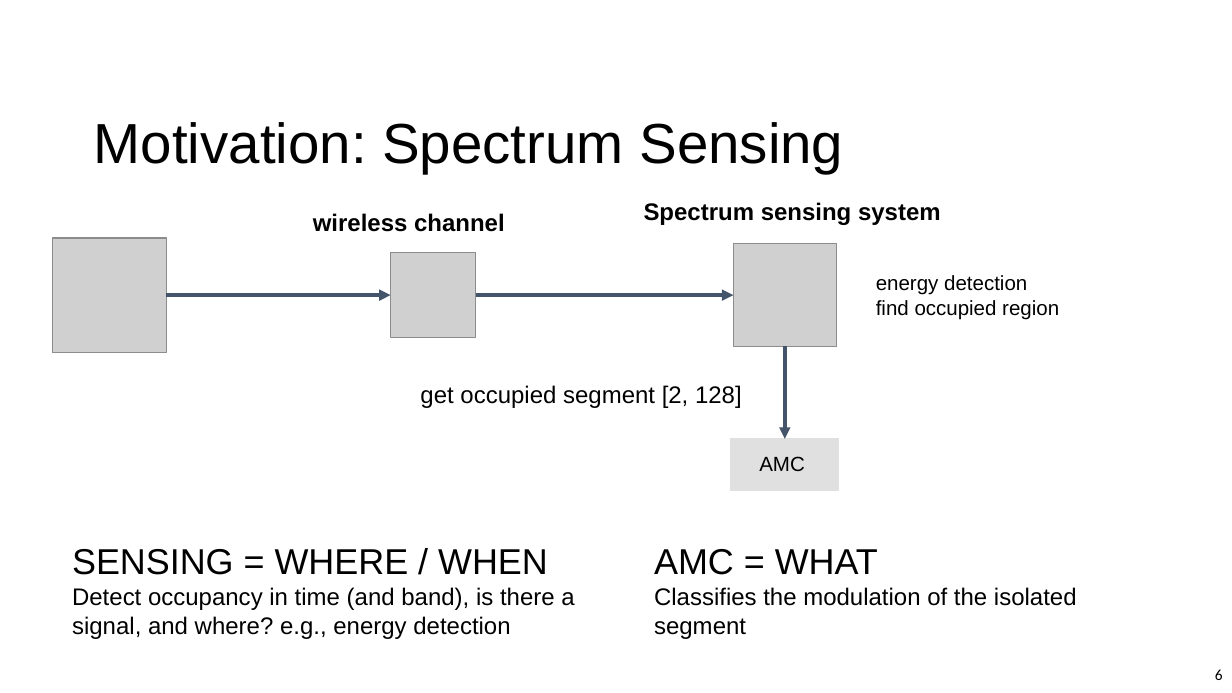
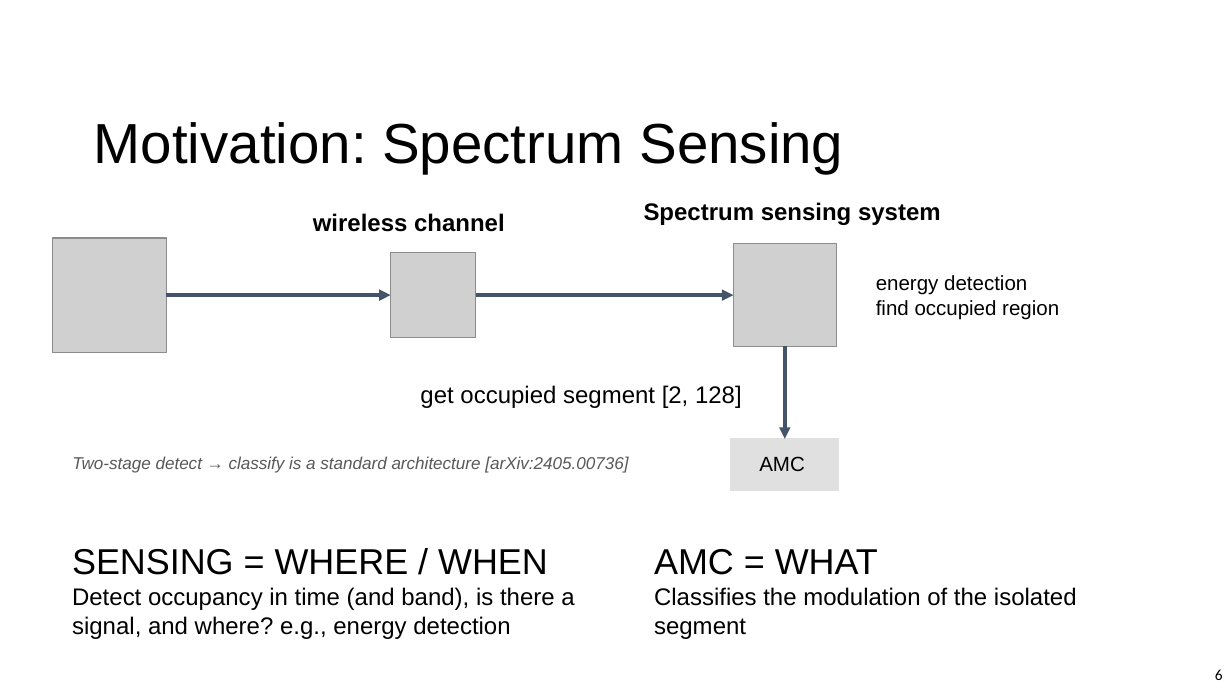
Before and after one commit to L-Lina/sdr-awn-spectrum-sensing-poc, a slide deck: slide 6 of paper_presentation_refined.pptx. Drawn at 1232x693 pixels with LibreOffice and Linux fonts; fonts in the diff are those of the drawing; grey boxes stand for pictures; background and template pictures are left out. Boxes give left, top, right and bottom in pixels: in the first picture for what was removed or moved away, otherwise in the second. Text is boxed around its words. In the diff, an @@ line names an element or a change of style, - is before the commit and + after.

```diff
--- a/paper_presentation_refined.pptx
+++ b/paper_presentation_refined.pptx
@@ text added at [72,456,628,473], 10 pt, text #595959, italic @@
+Two-stage detect → classify is a standard architecture [arXiv:2405.00736]
```
Also in this commit, not shown: 6 other slides changed, 2 slides added.
